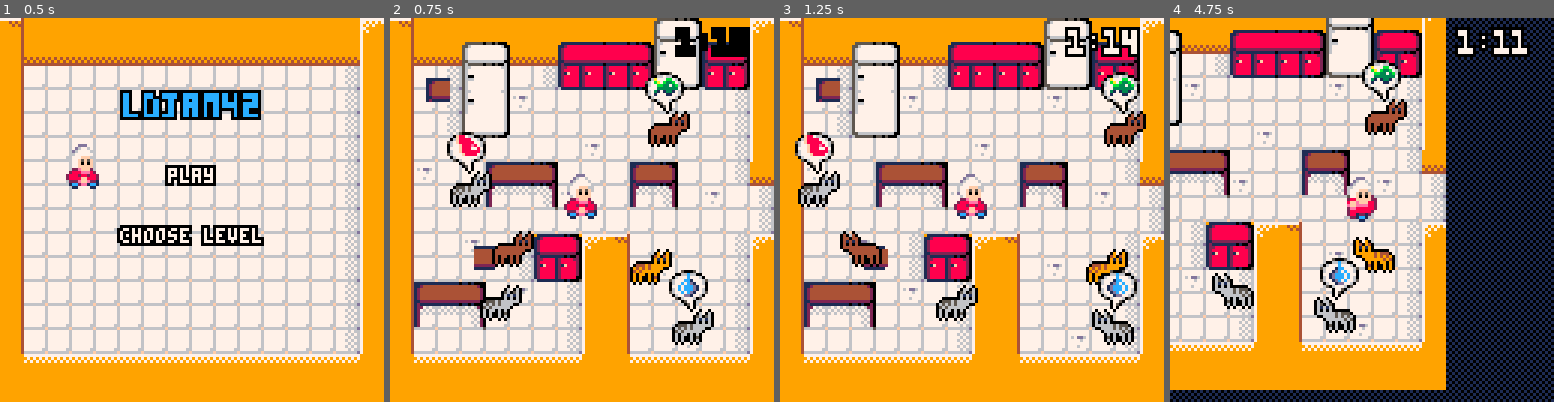
Above: before the commit, frames 1-4 (left to right).
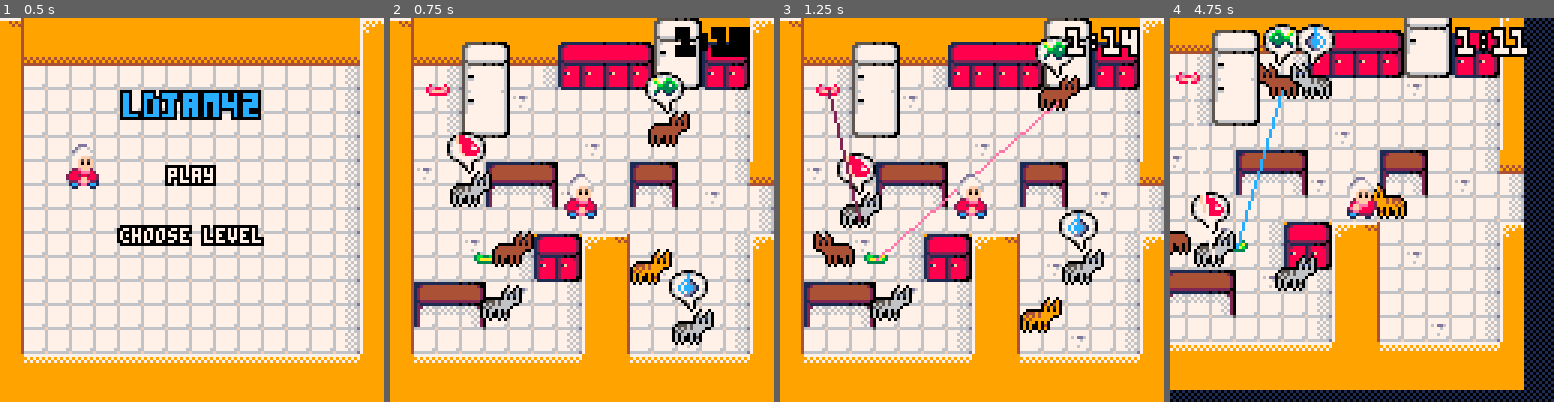
Above: after the commit, the same moments.

Repository: escargames/Cat-Lady-Simulator
Game: PICO-8 cartridge catlady.p8
The game is run twice, just before and just after one commit, with the same random seed, the same clock (stepped at 60 frames per second) and the same inputs.
Inputs:
- Up to frame 1 (0.5 s): no input
- Up to frame 2 (0.75 s): tap O (Z key) at 0.7 s
- Up to frame 3 (1.25 s): no input
- Up to frame 4 (4.75 s): hold Right 1.6-2.1 s; tap O (Z key) every 0.4 s from 1.7 to 4.5 s; hold Up 2.15-2.42 s; hold Right 2.47-3.03 s; hold Left 3.08-3.58 s; hold Down 3.63-3.97 s; hold Right 4.02-4.68 s; hold Up from 4.73 s (still down)

Frame 1 is identical in both runs. In frame 2, 0.7% of the frame differs, in the area x 9-28%, y 15-66%; in frame 3, 11%; in frame 4, 59%, in the area x 0-93%, y 0-97%.

Commit message:
Cats have plans (we always knew that).

Diff:
--- a/catlady.p8
+++ b/catlady.p8
@@ -246,19 +246,47 @@
 function update_cats()
     for i = 1,#cats do
         local cat = cats[i]
-        local x = cat.x
-        local y = cat.y
-        if cat.dir then
-            x -= cat.spd
+        if cat.plan then
+            -- if the cat has a plan, make it move in that direction
+            local x = cat.x
+            if cat.plan.dir == 0 then
+                cat.dir = true
+                x -= cat.spd
+            elseif cat.plan.dir == 1 then
+                cat.dir = false
+                x += cat.spd
+            end
+
+            if not wall_area(x, cat.y, 3, 3) and max(abs(x - player.x), abs(cat.y - player.y)) > 8 then
+                cat.x = x
+            end
+
+            local y = cat.y
+            if cat.plan.dir == 2 then
+                y -= cat.spd
+            elseif cat.plan.dir == 3 then
+                y += cat.spd
+            end
+
+            if not wall_area(cat.x, y, 3, 3) and max(abs(cat.x - player.x), abs(y - player.y)) > 8 then
+                cat.y = y
+            end
+
+            -- at the end of the plan, remove the plan
+            cat.plan.length -= 1/30
+            if cat.plan.length < 0 then
+                cat.plan = nil
+            end
         else
-            x += cat.spd
-        end
-
-        if not wall_area(x, y, 3, 3) and max(abs(x - player.x), abs(y - player.y)) > 8 then
-            cat.x = x
-            cat.y = y
-        else
-            cat.dir = not cat.dir
+            -- if it does not have a plan, maybe compute one
+            if rnd() > 0.5 then
+                cat.plan = { dir = flr(rnd(5)), length = rnd(2) }
+                for i=1,#bowls do
+                    if bowls[i].color == cat.want then
+                        cat.plan.x, cat.plan.y = bowls[i].cx * 8 + 4, bowls[i].cy * 8 + 4
+                    end
+                end
+            end
         end
     end
 end
@@ -284,7 +312,7 @@
     map(0,0,0,0,128,64)
     palt(0, true)
     foreach(bowls, function(b)
-        spr(23 + b.color, b.cx * 8, b.cy * 8)
+        spr(66 + b.color, b.cx * 8, b.cy * 8)
     end)
 end
 
@@ -318,12 +346,18 @@
         end
         spr(72, cat.x - 8, cat.y - 12, 2, 2, cat.dir)
 
+        -- if the cat wants something, draw a bubble
         if cat.want then
             local x, y = cat.x - 8, cat.y - 22
             spr(64, x, y, 2, 2, cat.dir)
             palt(11, false)
             palt(0, true)
             spr(82 + cat.want, x + 4, y + 1, 1, 1, cat.dir)
+        end
+
+        -- if the cat has a plan, draw a line
+        if cat.plan and cat.plan.x then
+            line(cat.x, cat.y, cat.plan.x, cat.plan.y, rnd(15))
         end
     end)
     pal()
